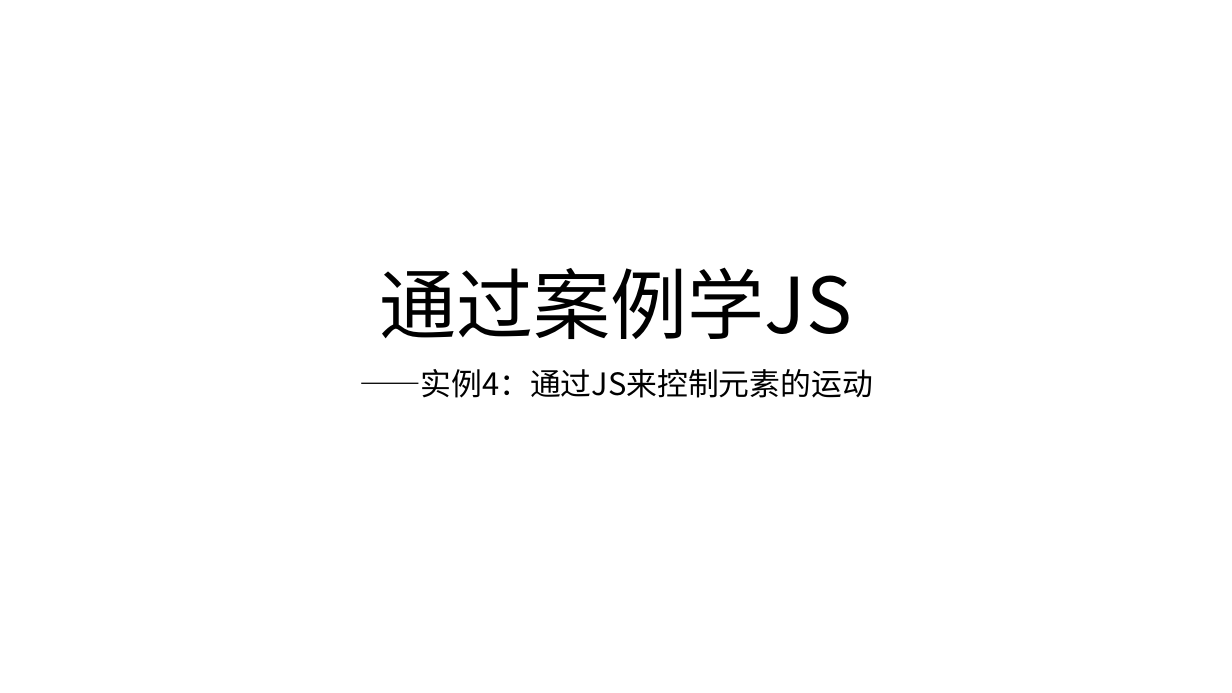
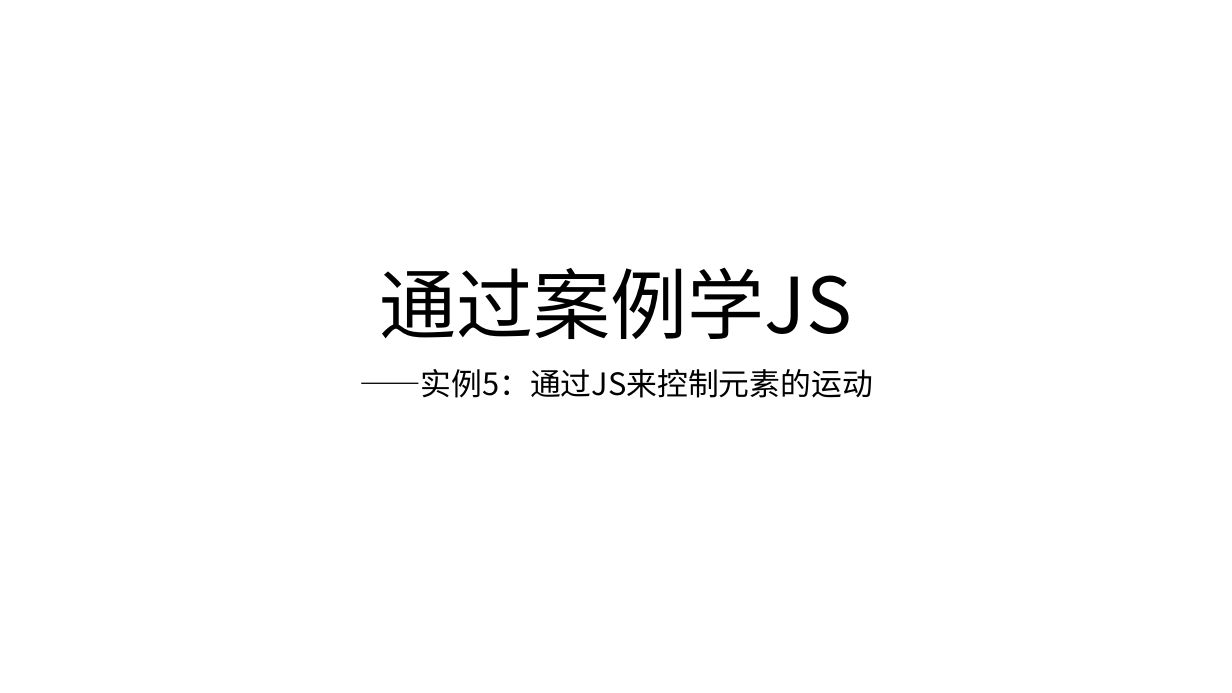
Before and after one commit to xiaolan1984/jslab, a slide deck: slide 1 of task/lesson5/通过案例学javascript编程5.pptx. Drawn at 1232x693 pixels with LibreOffice and Linux fonts; fonts in the diff are those of the drawing. Boxes give left, top, right and bottom in pixels: in the first picture for what was removed or moved away, otherwise in the second. Text is boxed around its words. In the diff, an @@ line names an element or a change of style, - is before the commit and + after.

```diff
--- a/task/lesson5/通过案例学javascript编程5.pptx
+++ b/task/lesson5/通过案例学javascript编程5.pptx
@@ subtitle at (x1=359, y1=369, x2=873, y2=398): text changed @@
-——实例4：通过JS来控制元素的运动
+——实例5：通过JS来控制元素的运动
```
Also in this commit, not shown: 1 other file.
